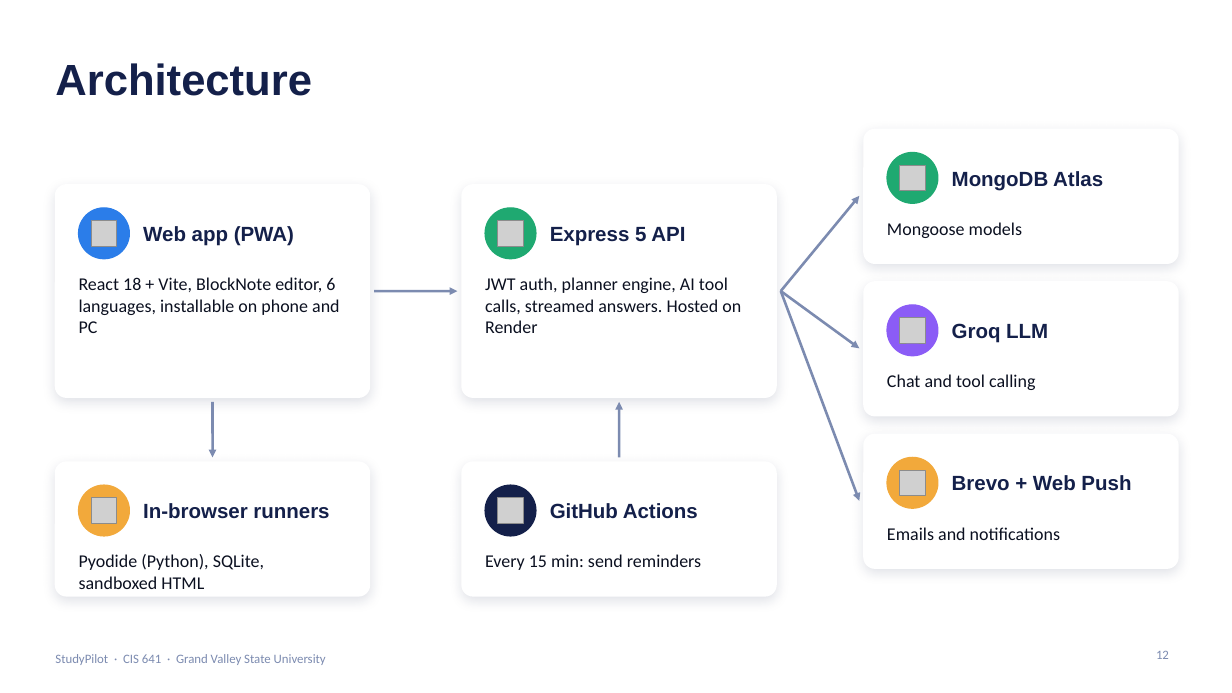
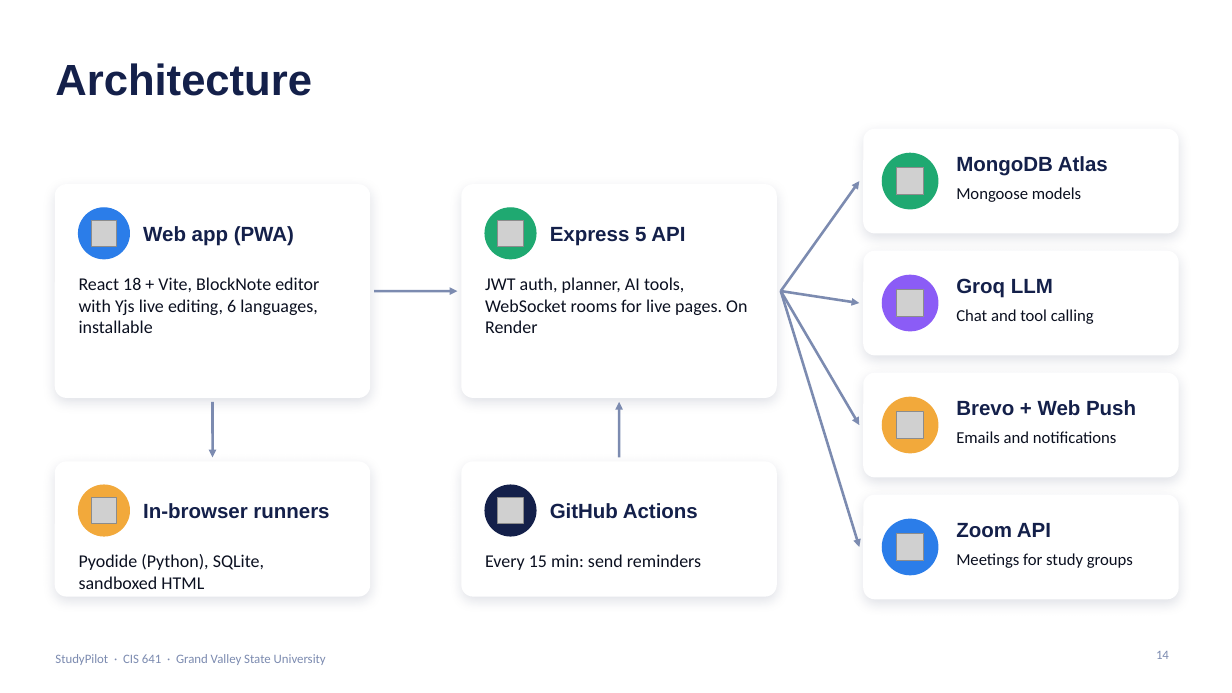
Before and after one commit to alibelhrak/GVSU-CIS641-AIStudyAssistant, a slide deck: slide 14 of docs/StudyPilot_Presentation.pptx (slide 12 before the commit). Drawn at 1232x693 pixels with LibreOffice and Linux fonts; fonts in the diff are those of the drawing; grey boxes stand for pictures; background and template pictures are left out. Boxes give left, top, right and bottom in pixels: in the first picture for what was removed or moved away, otherwise in the second. Text is boxed around its words. In the diff, an @@ line names an element or a change of style, - is before the commit and + after.

Commit message:
Welcome page: databases and study together; updated presentation

```diff
--- a/docs/StudyPilot_Presentation.pptx
+++ b/docs/StudyPilot_Presentation.pptx
@@ rounded rectangle: place and size @@
-rounded rectangle at box(864, 129, 1178, 263)
+rounded rectangle at box(864, 129, 1178, 233)
@@ text "MongoDB Atlas": place and size @@
-text "MongoDB Atlas" at box(952, 171, 1103, 191)
+text "MongoDB Atlas" at box(956, 156, 1108, 176)
@@ ellipse: place and size @@
-ellipse at box(887, 152, 938, 203)
+ellipse at box(883, 153, 938, 209)
@@ picture: place and size @@
-picture at box(900, 165, 926, 191)
+picture at box(897, 167, 924, 195)
@@ arrow moved from (781, 291) - (860, 196) to (781, 291) - (860, 181) @@
@@ text "Mongoose models": place and size @@
-text "Mongoose models" at box(887, 222, 1022, 238)
+text "Mongoose models" at box(956, 187, 1081, 202)
@@ proportions changed in 3 elements at box(864, 129, 1178, 233), box(864, 495, 1178, 599), box(864, 251, 1178, 355) @@
@@ rounded rectangle: place and size @@
-rounded rectangle at box(864, 282, 1178, 416)
+rounded rectangle at box(864, 251, 1178, 355)
@@ text "Groq LLM": place and size @@
-text "Groq LLM" at box(952, 323, 1048, 343)
+text "Groq LLM" at box(956, 278, 1053, 298)
@@ text at box(79, 277, 319, 333): text changed @@
-React 18 + Vite, BlockNote editor, 6 languages, installable on phone and PC
+React 18 + Vite, BlockNote editor with Yjs live editing, 6 languages, installable
@@ text at box(485, 277, 747, 333): text changed @@
-JWT auth, planner engine, AI tool calls, streamed answers. Hosted on Render
+JWT auth, planner, AI tools, WebSocket rooms for live pages. On Render
@@ arrow moved from (781, 291) - (860, 501) to (781, 291) - (860, 547) @@
@@ arrow moved from (781, 291) - (860, 348) to (781, 291) - (860, 303) @@
@@ arrow added from (781, 291) to (860, 425), #7C8BB0 2 pt @@
@@ ellipse: place and size @@
-ellipse at box(887, 305, 938, 356)
+ellipse at box(883, 275, 938, 331)
@@ picture: place and size @@
-picture at box(900, 318, 926, 344)
+picture at box(897, 289, 924, 317)
@@ text "Chat and tool calling": place and size @@
-text "Chat and tool calling" at box(887, 374, 1035, 390)
+text "Chat and tool calling" at box(956, 309, 1094, 324)
@@ rounded rectangle added at box(864, 373, 1178, 477), fill #FFFFFF, outline #FFFFFF 1 pt @@
@@ text "Brevo + Web Push": place and size @@
-text "Brevo + Web Push" at box(952, 475, 1131, 491)
+text "Brevo + Web Push" at box(956, 400, 1136, 416)
@@ ellipse: place and size @@
-ellipse at box(887, 457, 938, 508)
+ellipse at box(883, 397, 938, 453)
@@ picture: place and size @@
-picture at box(900, 470, 926, 496)
+picture at box(897, 411, 924, 439)
@@ size 14 to 13 pt in 3 elements at box(956, 187, 1081, 202), box(956, 309, 1094, 324), box(956, 431, 1117, 443) @@
@@ text "Emails and notifications": place and size @@
-text "Emails and notifications" at box(887, 527, 1060, 540)
+text "Emails and notifications" at box(956, 431, 1117, 443)
@@ rounded rectangle: place and size @@
-rounded rectangle at box(864, 434, 1178, 568)
+rounded rectangle at box(864, 495, 1178, 599)
@@ ellipse added at box(883, 519, 938, 575), fill #2B7DE9, outline #2B7DE9 1 pt @@
@@ picture added at box(897, 533, 924, 561) @@
@@ text added at box(956, 523, 1051, 538), 16 pt, text #14204A, bold @@
+Zoom API
@@ text added at box(956, 553, 1133, 568), 13 pt, text #0B1020 @@
+Meetings for study groups
@@ page number at box(1156, 651, 1169, 659): text changed @@
-12
+14
```
Also in this commit, not shown: 4 other slides changed, 2 slides added, 7 other files.
